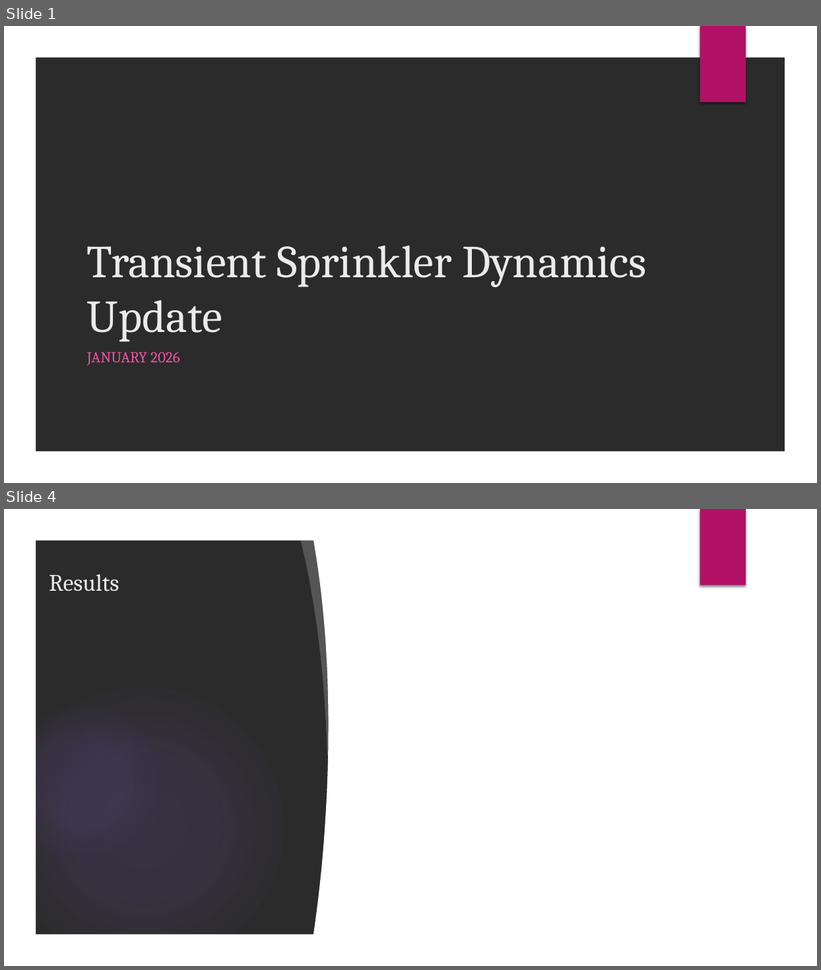
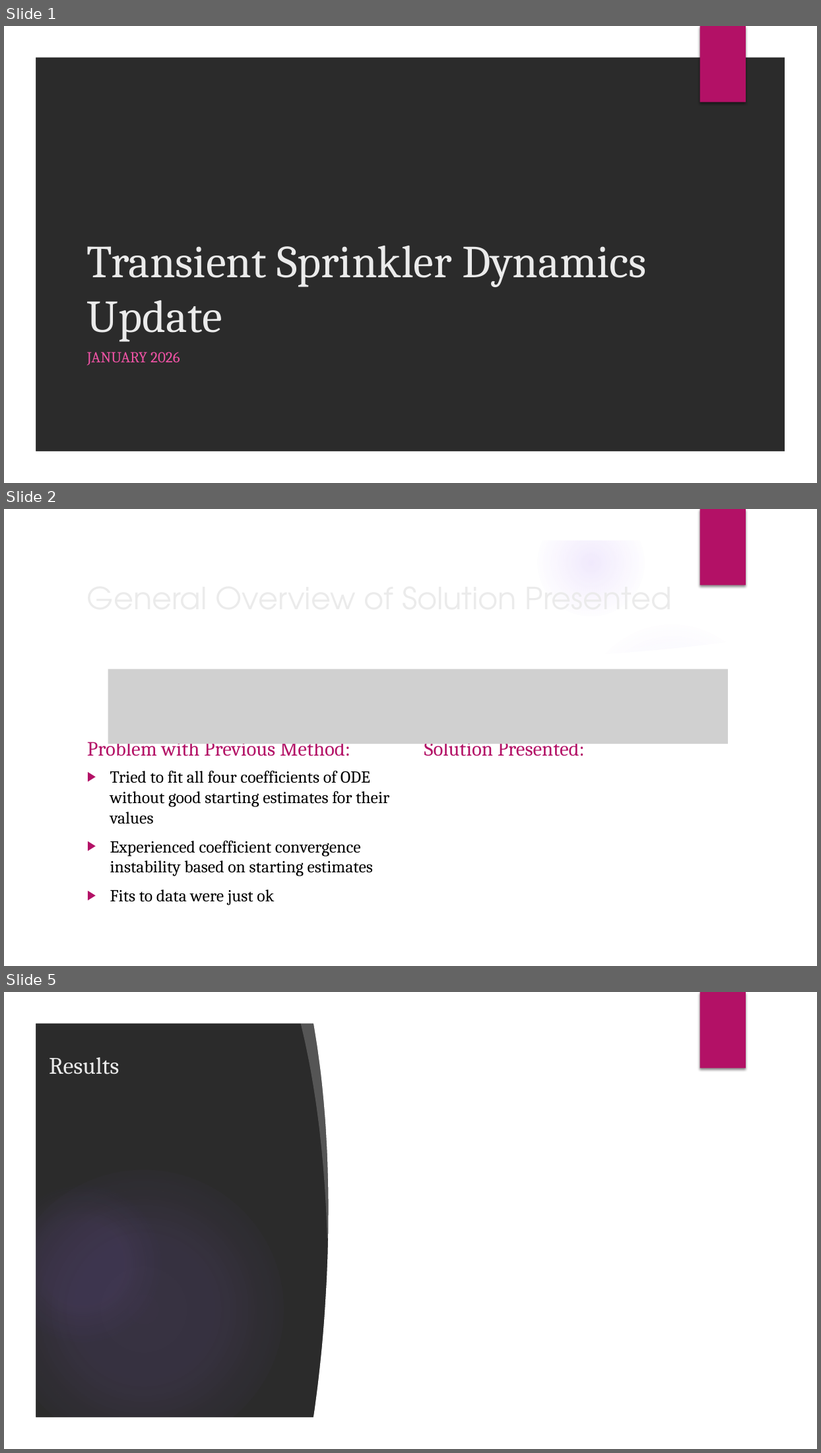
Before and after one commit to rachbertaud/Sprinkler_Transient_Dynamics, a slide deck: Presentations/TSD_Jan826.pptx. Shown one above the other, each under a label of ours: slides 1 and 4 before the commit, slides 1, 2 and 5 after it; the slides between them are not shown. The pictures are 821x970 and 821x1453 pixels, drawn with LibreOffice and Linux fonts; fonts in the diff are those of the drawing; grey boxes stand for pictures; background and template pictures are left out; a plain dark background stands for a picture behind light text. Boxes give left, top, right and bottom in pixels: in the first picture for what was removed or moved away, otherwise in the second. Text is boxed around its words. In the diff, an @@ line names an element or a change of style, - is before the commit and + after.

```diff
--- a/Presentations/TSD_Jan826.pptx
+++ b/Presentations/TSD_Jan826.pptx
@@ slide 2 added at (4,509,817,966), background picture (left out); not listed: 6 template elements that a slide beside it also shows @@
@@ freeform shape added at (570,611,792,677), fill #FFFFFF at 20% opacity @@
@@ ellipse added at (578,621,766,809), fill gradient #9B6BF2 @@
@@ freeform shape added at (34,634,787,936), fill #FFFFFF @@
@@ picture added at (108,669,729,745) @@
@@ text added at (87,737,350,760), 24 pt, text #B31166 @@
+Problem with Previous Method:
@@ text added at (424,744,585,760), 24 pt, text #B31166 @@
+Solution Presented:
@@ text added at (110,770,389,906), 20 pt, text #000000 @@
+▶ Tried to fit all four coefficients of ODE without good starting estimates for their values
+▶ Experienced coefficient convergence instability based on starting estimates
+▶ Fits to data were just ok
@@ title added at (323,770,337,783), 36 pt, text #EBEBEB @@
+General Overview of Solution Presented
@@ what was slide 4 is now slide 5 @@
```
Also in this commit, not shown: 4 slides changed, 1 other file.
